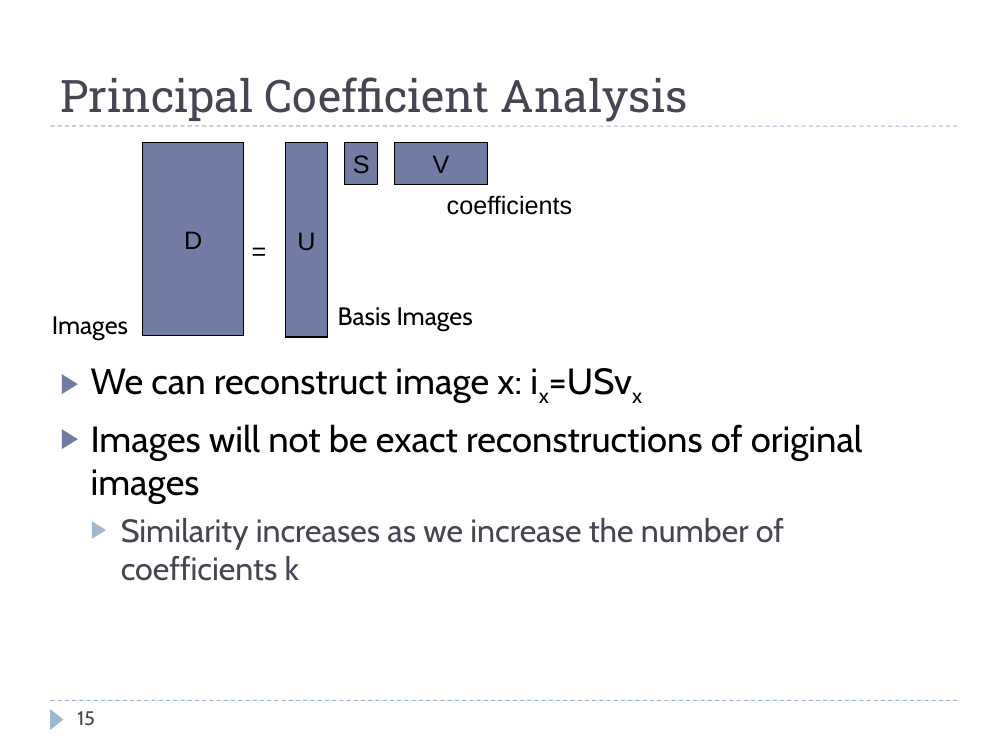
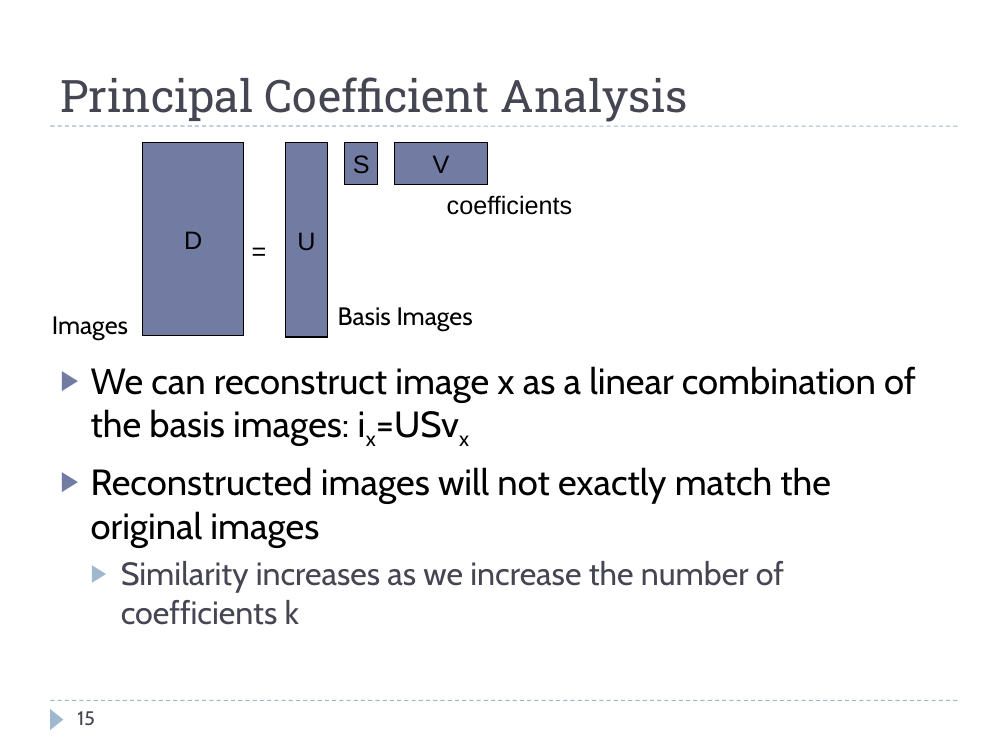
Before and after one commit to rspeyer/rzs-thesis, a slide deck: slide 15 of thesis-defense.pptx. Drawn at 1008x756 pixels with LibreOffice and Linux fonts; fonts in the diff are those of the drawing. Boxes give left, top, right and bottom in pixels: in the first picture for what was removed or moved away, otherwise in the second. Text is boxed around its words. In the diff, an @@ line names an element or a change of style, - is before the commit and + after.

```diff
--- a/thesis-defense.pptx
+++ b/thesis-defense.pptx
@@ text at bbox=[91, 366, 916, 547]: text changed @@
-▶ We can reconstruct image x: ix=USvx
-▶ Images will not be exact reconstructions of original images
+▶ We can reconstruct image x as a linear combination of the basis images: ix=USvx
+▶ Reconstructed images will not exactly match the original images
```
Also in this commit, not shown: 3 other slides changed.
